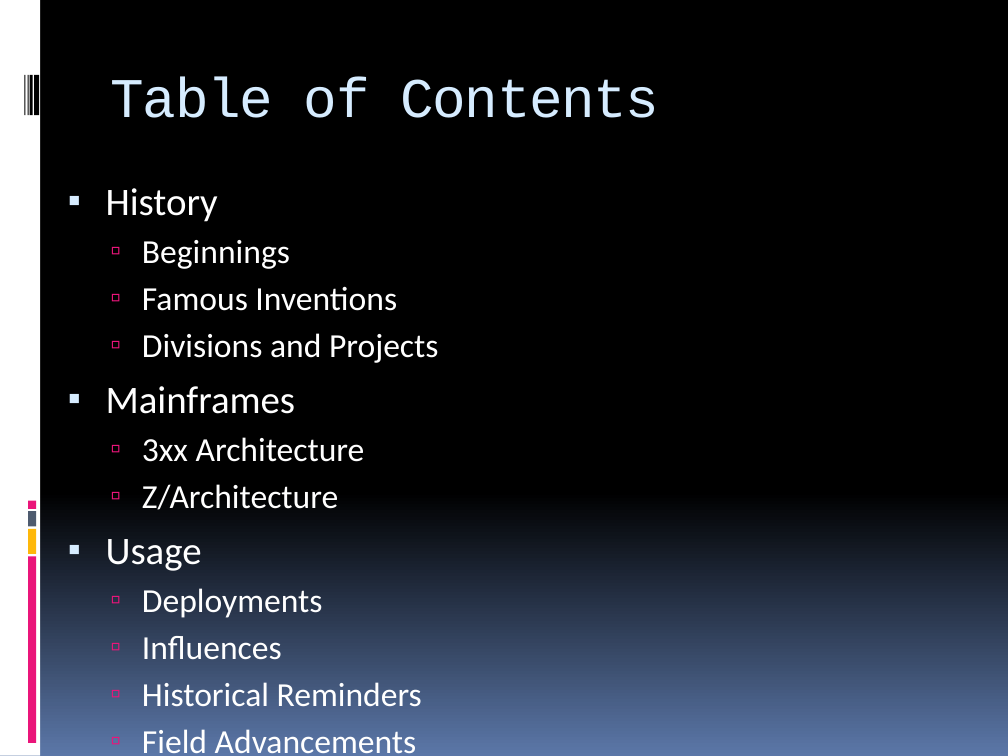
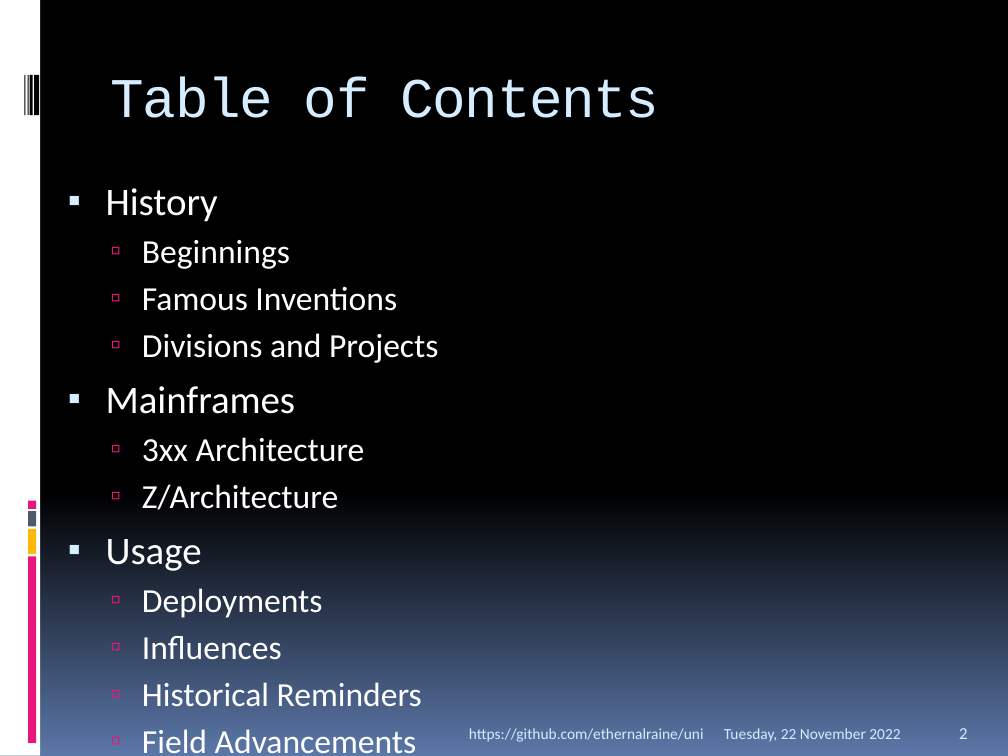
Before and after one commit to EthernalRaine/uni, a slide deck: slide 2 of presentations/IBM/Zero Downtime.pptx. Drawn at 1008x756 pixels with LibreOffice and Linux fonts; fonts in the diff are those of the drawing. Boxes give left, top, right and bottom in pixels: in the first picture for what was removed or moved away, otherwise in the second. Text is boxed around its words. In the diff, an @@ line names an element or a change of style, - is before the commit and + after.

```diff
--- a/presentations/IBM/Zero Downtime.pptx
+++ b/presentations/IBM/Zero Downtime.pptx
@@ text added at (469, 728, 704, 742), 11 pt, text #D6ECFF @@
+https://github.com/ethernalraine/uni
@@ text added at (724, 728, 900, 742), 11 pt, text #D6ECFF @@
+Tuesday, 22 November 2022
@@ page number added at (959, 728, 967, 739), 12 pt, text #D6ECFF @@
+2
```
Also in this commit, not shown: 3 other slides changed, 14 slides added, 2 other files.
